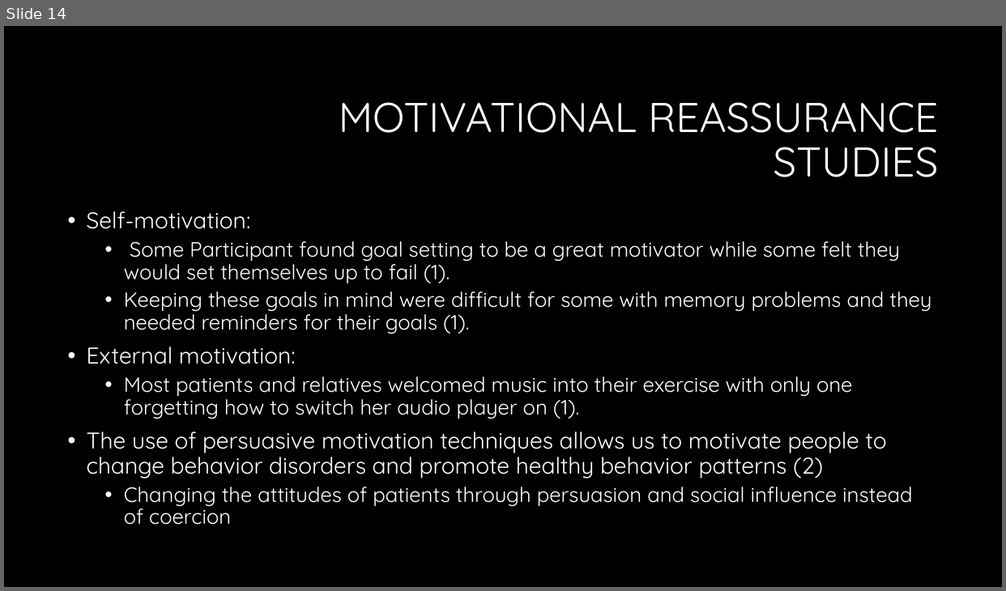
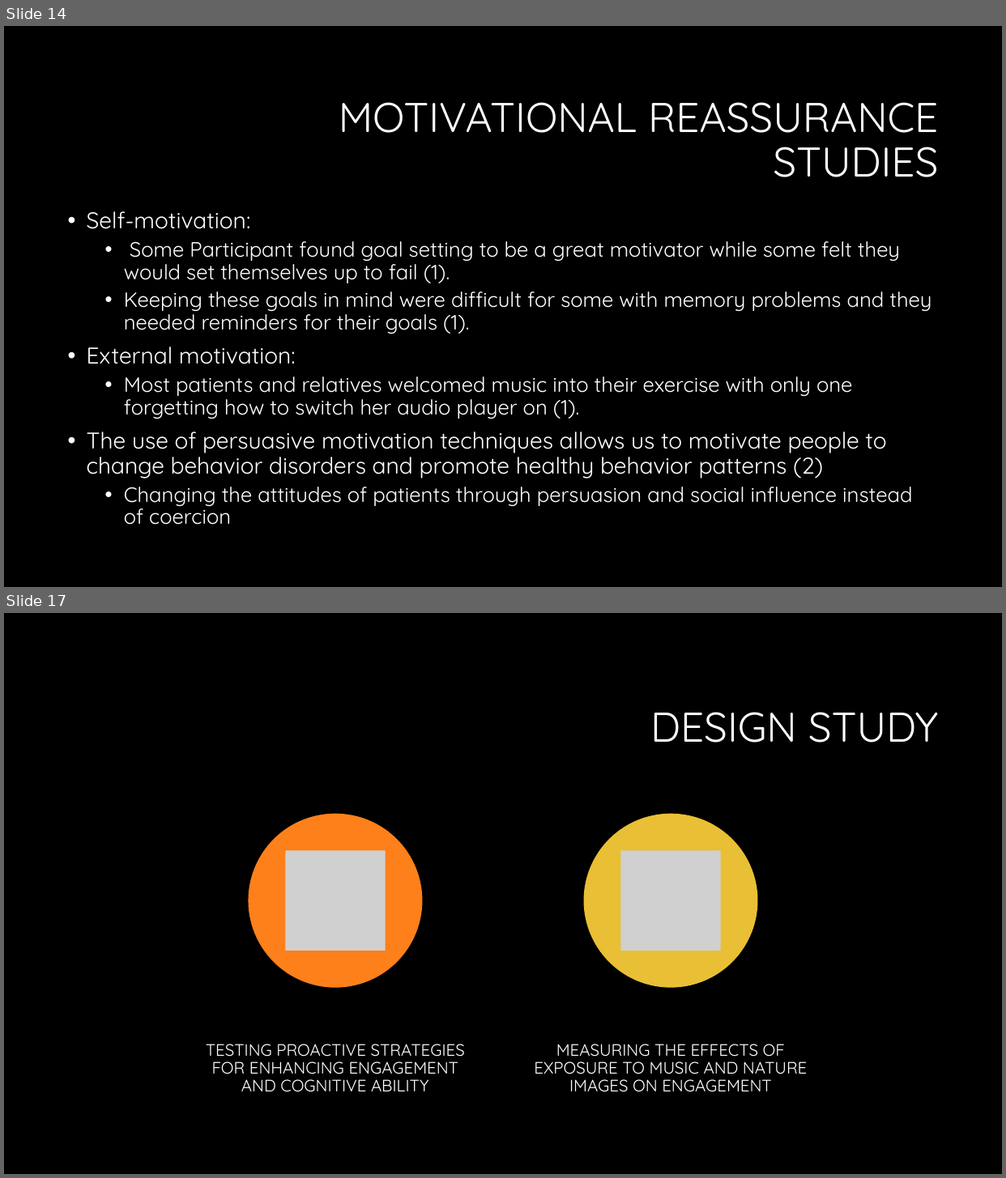
Before and after one commit to LoftieFourie/Honours_Project, a slide deck: Review of studies to motivate implementation and design.pptx. Shown one above the other, each under a label of ours: slide 14 before the commit, slides 14 and 17 after it; the slides between them are not shown. The pictures are 1006x591 and 1006x1178 pixels, drawn with LibreOffice and Linux fonts; fonts in the diff are those of the drawing; grey boxes stand for pictures; background and template pictures are left out. Boxes give left, top, right and bottom in pixels: in the first picture for what was removed or moved away, otherwise in the second. Text is boxed around its words. In the diff, an @@ line names an element or a change of style, - is before the commit and + after.

```diff
--- a/Review of studies to motivate implementation and design.pptx
+++ b/Review of studies to motivate implementation and design.pptx
@@ slide 17 added at (4, 613, 1002, 1174), background #000000 @@
@@ title added at (650, 712, 939, 743), 40 pt, text #FFFFFF @@
+DESIGN STUDY
@@ group added at (206, 814, 807, 1093): 2 ellipses, 2 pictures, 2 texts @@
+TESTING PROACTIVE STRATEGIES FOR ENHANCING ENGAGEMENT AND COGNITIVE ABILITY
+MEASURING THE EFFECTS OF EXPOSURE TO MUSIC AND NATURE IMAGES ON ENGAGEMENT
```
Also in this commit, not shown: 9 slides changed, 2 other slides added.
